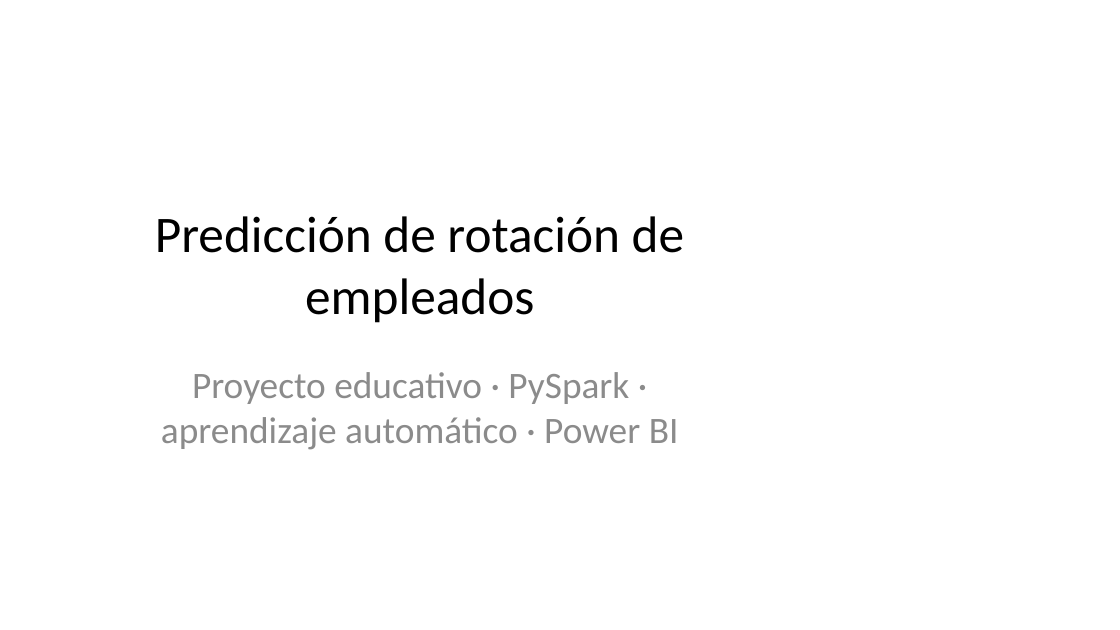
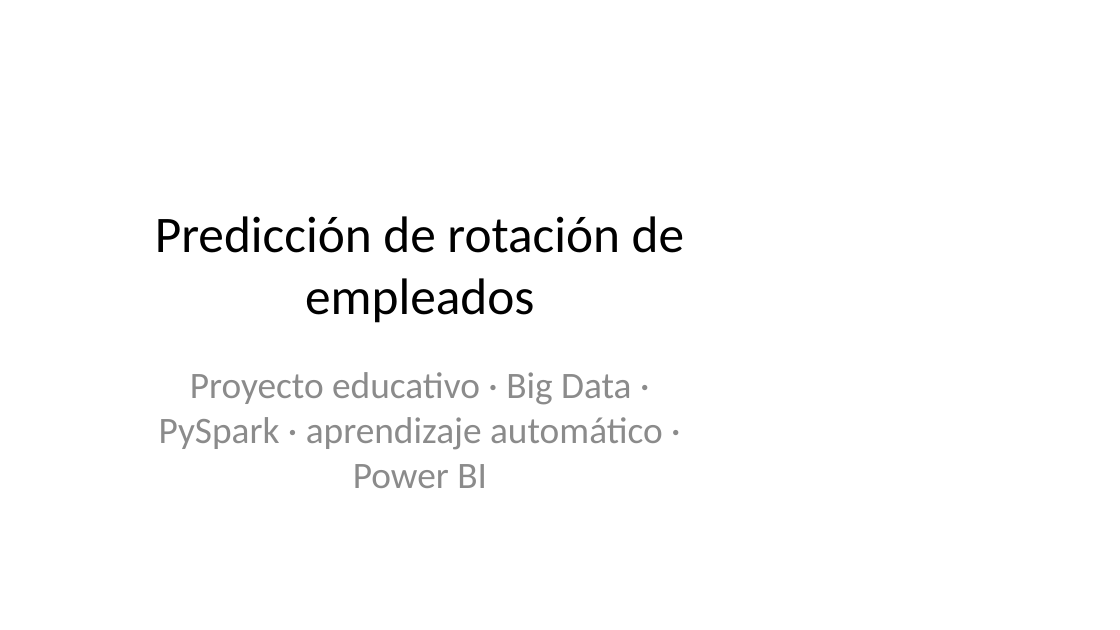
Before and after one commit to gitbeatriz123/Proyecto_Prediccion_Rotacion_Empleados_Beatriz.Velayos, a slide deck: slide 1 of docs/Presentacion_Proyecto_Rotacion.pptx. Drawn at 1120x630 pixels with LibreOffice and Linux fonts; fonts in the diff are those of the drawing. Boxes give left, top, right and bottom in pixels: in the first picture for what was removed or moved away, otherwise in the second. Text is boxed around its words. In the diff, an @@ line names an element or a change of style, - is before the commit and + after.

```diff
--- a/docs/Presentacion_Proyecto_Rotacion.pptx
+++ b/docs/Presentacion_Proyecto_Rotacion.pptx
@@ subtitle at bbox=[159, 372, 663, 488]: text changed @@
-Proyecto educativo · PySpark · aprendizaje automático · Power BI
+Proyecto educativo · Big Data · PySpark · aprendizaje automático · Power BI
```
Also in this commit, not shown: 8 other slides changed, 5 other files.
